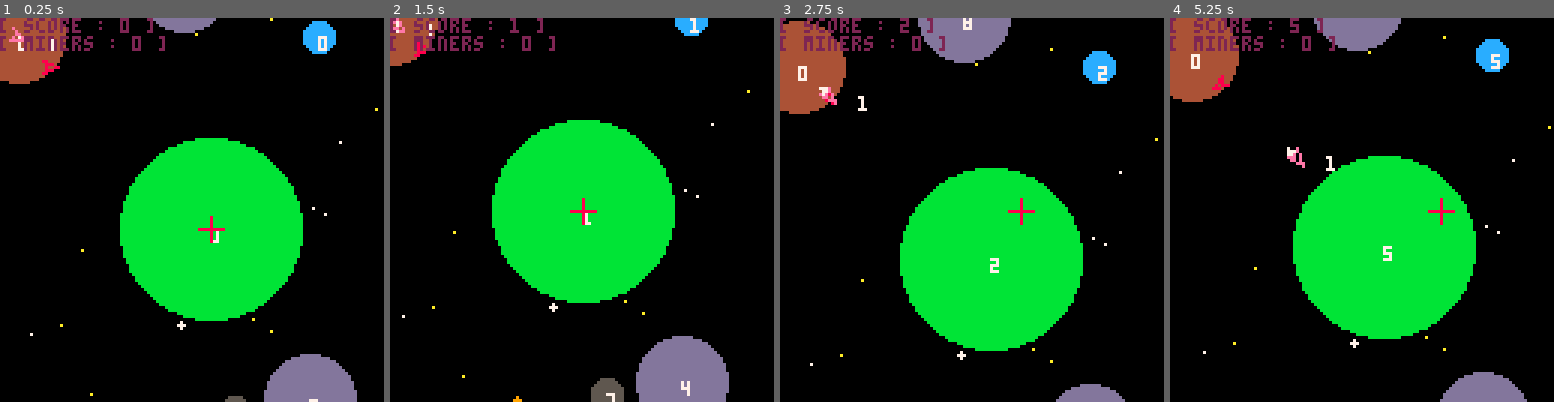
Above: before the commit, frames 1-4 (left to right).
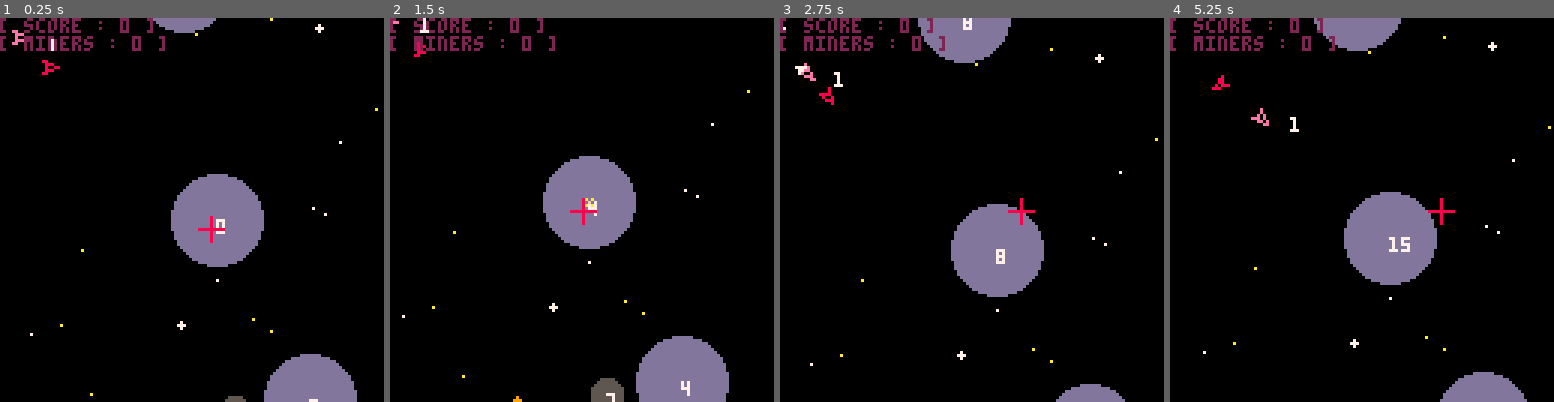
Above: after the commit, the same moments.

Repository: TarkanAl-Kazily/game-jams
Game: PICO-8 cartridge gmtk/main.p8
The game is run twice, just before and just after one commit, with the same random seed, the same clock (stepped at 60 frames per second) and the same inputs.
Inputs:
- Up to frame 1 (0.25 s): no input
- Up to frame 2 (1.5 s): tap X (X key) at 0.33, 1.07 s; tap O (Z key) at 0.7 s
- Up to frame 3 (2.75 s): hold Right 1.6-2.1 s; tap O (Z key) at 1.7, 2.1, 2.5 s; tap X (X key) at 1.85 s; hold Up 2.15-2.42 s; hold Right from 2.47 s (still down)
- Up to frame 4 (5.25 s): tap O (Z key) every 0.4 s from 2.9 to 4.9 s; tap X (X key) at 2.97, 4.08, 5.2 s; release Right at 3.03 s; hold Left 3.08-3.58 s; hold Down 3.63-3.97 s; hold Right 4.02-4.68 s; hold Up 4.73-5.03 s; hold Left from 5.08 s (still down)

The runs differ from the first frame. In frame 1, 20% of the frame differs, in the area x 0-88%, y 0-79%; in frame 2, 19%; in frame 3, 21%; in frame 4, 21%, in the area x 0-89%, y 0-84%.

Commit message:
Added the ability to edit the miner's current path

Diff:
--- a/gmtk/controls.lua
+++ b/gmtk/controls.lua
@@ -104,3 +104,18 @@
       e.control.acceleration = mid(e.control.acceleration, e.limits.control.acceleration, -e.limits.control.acceleration)
   end
 end
+
+function modify_miner_path()
+    local zone = nil
+    for i=1, #entities do
+        local e = entities[i]
+        if e.type == "zone" and overlap(e, player_camera) then
+            zone = e
+            break
+        end
+    end
+    local removed = del(miner_targets, zone)
+    if removed == nil then
+        add(miner_targets, zone)
+    end
+end
--- a/gmtk/draw.lua
+++ b/gmtk/draw.lua
@@ -52,3 +52,28 @@
     print(flr(e.point), e.state.q.x, e.state.q.y, 7)
   end
 end
+
+function draw_miner_path()
+    if #miner_targets < 1 then
+        return
+    end
+
+    local tx, ty = miner_targets[1].state.q.x, miner_targets[1].state.q.y
+    -- draw the x in yellow
+    line(tx-1, ty-1, tx+1, ty+1, 10)
+    line(tx-1, ty+1, tx+1, ty-1, 10)
+    -- start the line in tan
+    line(tx, ty, tx, ty, 15)
+    for i = 2, #miner_targets do
+        tx, ty = miner_targets[i].state.q.x, miner_targets[i].state.q.y
+        -- draw the line in tan
+        line(tx, ty)
+
+        -- draw the x in yellow
+        line(tx-1, ty-1, tx+1, ty+1, 10)
+        line(tx-1, ty+1, tx+1, ty-1, 10)
+        line(tx, ty, tx, ty, 15)
+    end
+    tx, ty = miner_targets[1].state.q.x, miner_targets[1].state.q.y
+    line(tx, ty)
+end
--- a/gmtk/main.p8
+++ b/gmtk/main.p8
@@ -13,7 +13,7 @@
 score = 0
 miner_count = 0
 entities = {}
-player_camera = {x=64, y=64}
+player_camera = {type="meta", state={q={x=64, y=64}}}
 camera_pos = {x=0, y=0}
 world_bounds = {min={x=-128, y=-128}, max={x=255, y=255}}
 background = nil
@@ -29,24 +29,8 @@
   player = new_player()
   player.state.q = {x=10, y=10, d=0}
   miner = new_miner()
-  earth = new_zone()
-  earth.state.q = {x=64, y=64, d=0}
-  add(entities, earth)
-  moon = new_zone()
-  moon.state.q = {x=0, y=0, d=0}
-  moon.radius = 15
-  moon.color = 4
-  add(entities, moon)
-  pluto = new_zone()
-  pluto.state.q = {x=100, y=0, d=0}
-  pluto.radius = 5
-  pluto.color = 12
-  add(entities, pluto)
   add(entities, player)
   add(entities, miner)
-  add(miner_targets, earth)
-  --add(miner_targets, pluto)
-  add(miner_targets, moon)
 end
 
 function _update60()
@@ -57,41 +41,48 @@
 
 function control_camera()
   if btn(0) then
-    player_camera.x -= 1
+    player_camera.state.q.x -= 1
   end
   if btn(1) then
-    player_camera.x += 1
+    player_camera.state.q.x += 1
   end
   if btn(2) then
-    player_camera.y -= 1
+    player_camera.state.q.y -= 1
   end
   if btn(3) then
-    player_camera.y += 1
-  end
-
-  player_camera.x = mid(world_bounds.min.x, player_camera.x, world_bounds.max.x - 1)
-  player_camera.y = mid(world_bounds.min.y, player_camera.y, world_bounds.max.y - 1)
-
-  camera_pos.x = mid(world_bounds.min.x, player_camera.x - 64, world_bounds.max.x - 128)
-  camera_pos.y = mid(world_bounds.min.y, player_camera.y - 64, world_bounds.max.y - 128)
+    player_camera.state.q.y += 1
+  end
+
+  player_camera.state.q.x = mid(world_bounds.min.x, player_camera.state.q.x, world_bounds.max.x - 1)
+  player_camera.state.q.y = mid(world_bounds.min.y, player_camera.state.q.y, world_bounds.max.y - 1)
+
+  camera_pos.x = mid(world_bounds.min.x, player_camera.state.q.x - 64, world_bounds.max.x - 128)
+  camera_pos.y = mid(world_bounds.min.y, player_camera.state.q.y - 64, world_bounds.max.y - 128)
 end
 
 function _draw()
   cls()
+
+  draw_background()
+
+  -- the cookie
+  foreach(entities, draw_entity)
+  camera(camera_pos.x, camera_pos.y)
+
+  if player_mode == "manager" then
+    draw_miner_path()
+  end
+
+  print("[ score : "..flr(score).." ]", camera_pos.x, camera_pos.y, 2)
+  print("[ miners : "..miner_count.." ]", camera_pos.x, camera_pos.y + 6, 2)
+
+
+  line(player_camera.state.q.x - 4, player_camera.state.q.y, player_camera.state.q.x + 4, player_camera.state.q.y, 8)
+  line(player_camera.state.q.x, player_camera.state.q.y - 4, player_camera.state.q.x, player_camera.state.q.y + 4, 8)
   line(-128, -128, -128, 254, 1)
   line(254, 254)
   line(254, -128)
   line(-128, -128)
-
-  draw_background()
-
-  -- the cookie
-  foreach(entities, draw_entity)
-  camera(camera_pos.x, camera_pos.y)
-  print("[ score : "..flr(score).." ]", camera_pos.x, camera_pos.y, 2)
-  print("[ miners : "..miner_count.." ]", camera_pos.x, camera_pos.y + 6, 2)
-  line(player_camera.x - 4, player_camera.y, player_camera.x + 4, player_camera.y, 8)
-  line(player_camera.x, player_camera.y - 4, player_camera.x, player_camera.y + 4, 8)
 end
 
 -->8
@@ -177,6 +168,9 @@
     control_camera()
     if btnp(4) then
       player_mode = "ship"
+    end
+    if btnp(5) then
+      modify_miner_path()
     end
   end
 end
